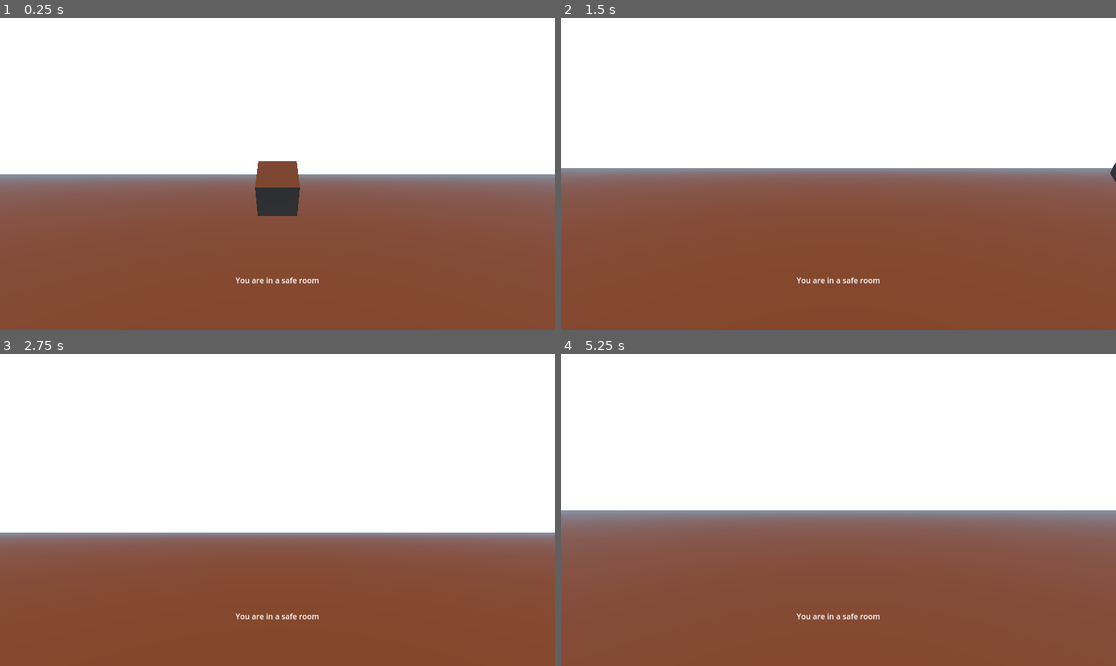
Above: before the commit, frames 1-4 (two rows, left to right).
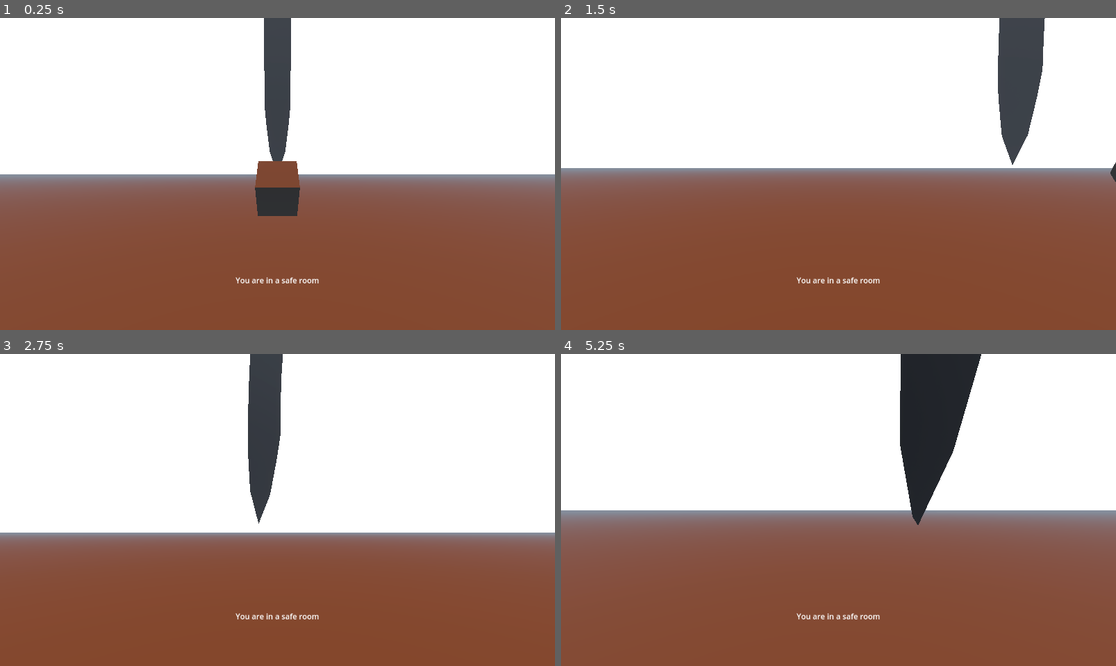
Above: after the commit, the same moments.

Repository: EpiclyRaspberry/Dodge-Onix-3D-Remaster
Game: Godot game, scene res://testing/test_room1.tscn
Same seed, same stepped clock (60 frames per second), same inputs: the game is played once before the commit and once after it. This scene is started directly instead of the project's main scene.
Inputs (mouse positions are in pixels of both pictures, inside the frame that each line leads up to):
- Up to frame 1 (0.25 s): no input
- Up to frame 2 (1.5 s): tap Enter (ui_accept) at 0.5, 0.77 s; move the mouse to (960, 158) at 0.52 s; hold D (right) 0.53-1.28 s; hold Ctrl (crouch) 0.53-1.28 s; move the mouse to (810, 174) at 1.27 s; hold W (forward) from 1.28 s (still down); tap Ctrl (crouch) at 1.35 s
- Up to frame 3 (2.75 s): keep holding W (forward); tap Enter (ui_accept) at 1.52 s; move the mouse to (288, 503) at 2.02 s; hold Ctrl (crouch) from 2.03 s (still down)
- Up to frame 4 (5.25 s): keep holding W (forward); move the mouse to (832, 516) at 2.77 s; release Ctrl (crouch) at 2.78 s; tap Ctrl (crouch) at 2.85, 4.35 s; tap Enter (ui_accept) at 3.02, 3.77, 4.52, 5 s; move the mouse to (877, 513) at 3.52 s; hold Ctrl (crouch) 3.53-4.28 s; move the mouse to (794, 506) at 4.27 s; move the mouse to (844, 510) at 5.02 s; hold Ctrl (crouch) from 5.03 s (still down)

The runs differ from the first frame. In frame 1, 2.0% of the frame differs, in the area x 47-53%, y 0-46%; in frame 2, 2.9%; in frame 3, 2.6%; in frame 4, 5.0%, in the area x 61-76%, y 0-55%.

Commit message:
added beloved portal turret

Diff:
--- a/project.godot
+++ b/project.godot
@@ -14,6 +14,10 @@
 run/main_scene="res://main.tscn"
 config/features=PackedStringArray("4.1", "Mobile")
 config/icon="res://icon.svg"
+
+[filesystem]
+
+import/fbx/enabled=false
 
 [input]
 
--- a/testing/test_room1.tscn
+++ b/testing/test_room1.tscn
@@ -1,8 +1,9 @@
-[gd_scene load_steps=11 format=3 uid="uid://dwy653x4wf28v"]
+[gd_scene load_steps=12 format=3 uid="uid://dwy653x4wf28v"]
 
 [ext_resource type="Script" path="res://player.gd" id="1_1fu56"]
 [ext_resource type="AudioStream" uid="uid://dnc4srupkhq65" path="res://testing/nicopatty - safe room.mp3" id="2_1xwta"]
 [ext_resource type="Script" path="res://testing/test_saferoom.gd" id="3_5p2hd"]
+[ext_resource type="PackedScene" uid="uid://dn8wjrspr865k" path="res://assets/model/portal_turret/scene.gltf" id="4_hnb7a"]
 
 [sub_resource type="CapsuleShape3D" id="CapsuleShape3D_y16in"]
 
@@ -38,6 +39,7 @@
 script = ExtResource("1_1fu56")
 
 [node name="CollisionShape3D" type="CollisionShape3D" parent="CharacterBody3D"]
+transform = Transform3D(-1, 0, 8.74228e-08, 0, 1, 0, -8.74228e-08, 0, -1, 0, 0, 0)
 shape = SubResource("CapsuleShape3D_y16in")
 
 [node name="Neck" type="Node3D" parent="CharacterBody3D"]
@@ -97,4 +99,6 @@
 transform = Transform3D(16.3918, 0, 0, 0, 24.1918, 0, 0, 0, 11.0895, 0, 0, 0)
 mesh = SubResource("BoxMesh_mhb00")
 
+[node name="scene" parent="." instance=ExtResource("4_hnb7a")]
+
 [connection signal="body_entered" from="saferoom" to="CharacterBody3D" method="_on_saferoom_body_entered"]
Binary file added: assets/model/portal_turret/scene.bin
Not shown, added: assets/model/portal_turret/scene.gltf
Not shown, added: assets/model/portal_turret/scene.gltf.import
Binary file added: assets/model/portal_turret/textures/turret_casing_baseColor.jpeg
Not shown, added: assets/model/portal_turret/textures/turret_casing_baseColor.jpeg.import
Binary file added: assets/model/portal_turret/textures/turret_eye_baseColor.png
Not shown, added: assets/model/portal_turret/textures/turret_eye_baseColor.png.import
Binary file added: assets/model/portal_turret/textures/turret_frame01_baseColor.jpeg
Not shown, added: assets/model/portal_turret/textures/turret_frame01_baseColor.jpeg.import
Binary file added: assets/model/portal_turret/textures/turret_frame01_normal.png
Not shown, added: assets/model/portal_turret/textures/turret_frame01_normal.png.import
Binary file added: assets/model/portal_turret/textures/turret_frame02_baseColor.jpeg
(and 3 more such lines)
